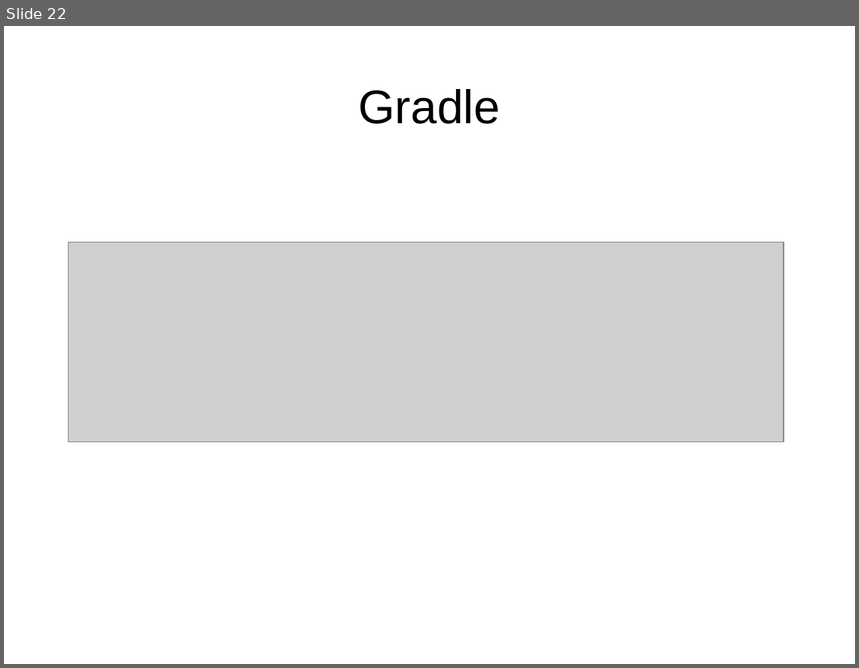
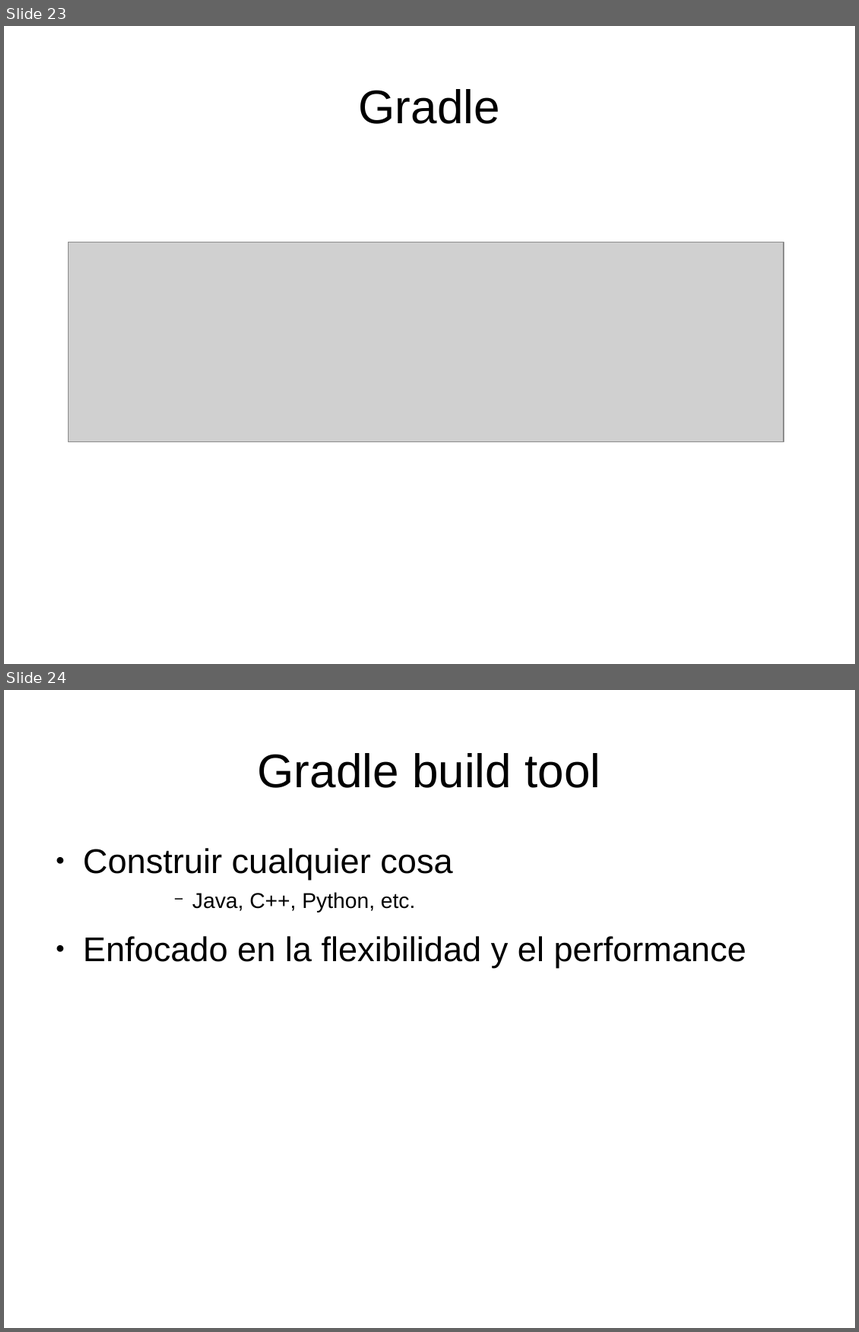
Before and after one commit to Tagle1/repo01, a slide deck: CursoMavenGradle.odp. Shown one above the other, each under a label of ours: slide 22 before the commit, slides 23 and 24 after it. The pictures are 859x668 and 859x1332 pixels, drawn with LibreOffice and Linux fonts; fonts in the diff are those of the drawing; grey boxes stand for pictures. Boxes give left, top, right and bottom in pixels: in the first picture for what was removed or moved away, otherwise in the second. Text is boxed around its words. In the diff, an @@ line names an element or a change of style, - is before the commit and + after.

```diff
--- a/CursoMavenGradle.odp
+++ b/CursoMavenGradle.odp
@@ slide 24 added at (4, 690, 855, 1328), background #FFFFFF @@
@@ title added at (258, 753, 601, 788), 44 pt, text #000000 @@
+Gradle build tool
@@ text added at (83, 848, 747, 968), 32 pt, text #000000 @@
+● Construir cualquier cosa
+      − Java, C++, Python, etc.
+● Enfocado en la flexibilidad y el performance
@@ what was slide 22 is now slide 23 @@
```
Also in this commit, not shown: 1 slide changed, 4 other slides added, 2 other files.
